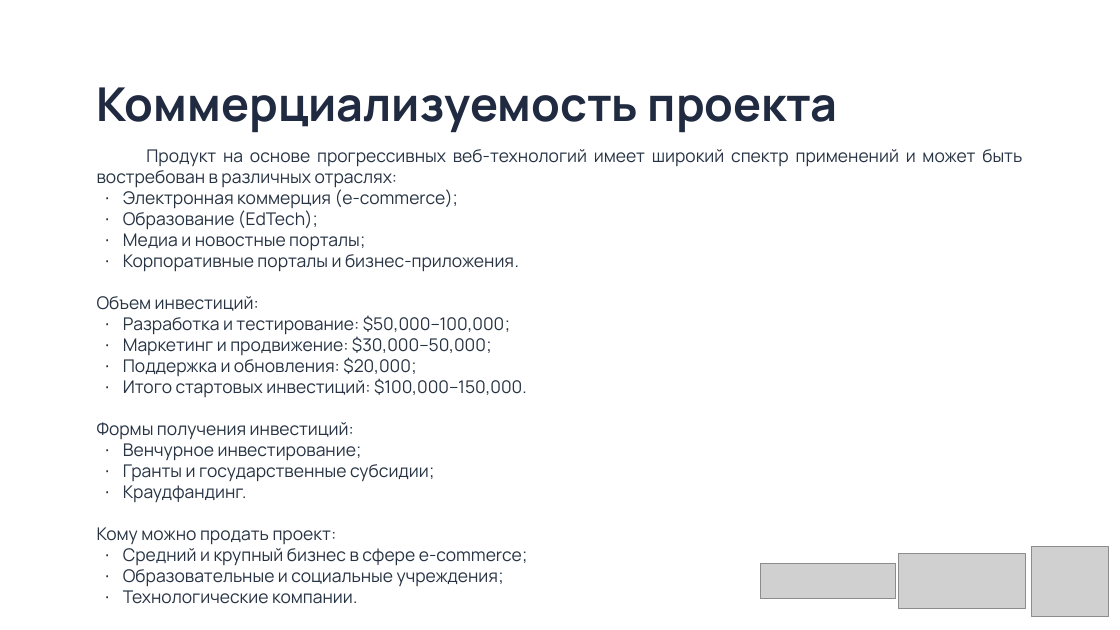
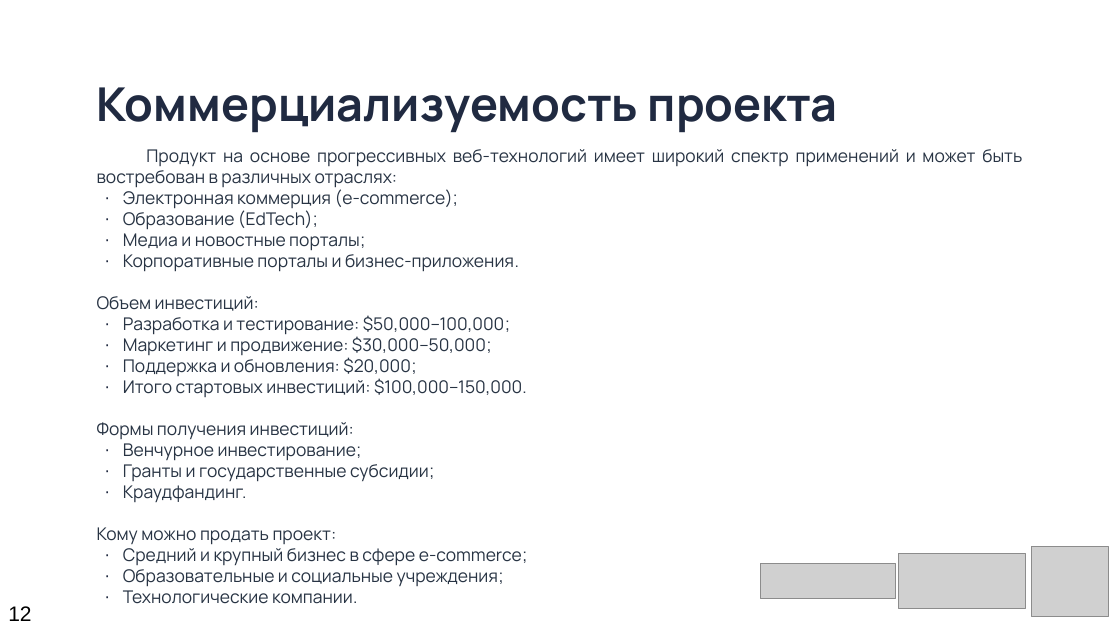
Before and after one commit to HeisPovedim/SFEDU, a slide deck: slide 12 of Курс 1/ВВиД/Презентация.pptx. Drawn at 1120x630 pixels with LibreOffice and Linux fonts; fonts in the diff are those of the drawing; grey boxes stand for pictures; background and template pictures are left out. Boxes give left, top, right and bottom in pixels: in the first picture for what was removed or moved away, otherwise in the second. Text is boxed around its words. In the diff, an @@ line names an element or a change of style, - is before the commit and + after.

```diff
--- a/Курс 1/ВВиД/Презентация.pptx
+++ b/Курс 1/ВВиД/Презентация.pptx
@@ text added at <box>8,606,31,621</box>, 18 pt, text #000000 @@
+12
```
Also in this commit, not shown: 13 other slides changed, 1 other file.
